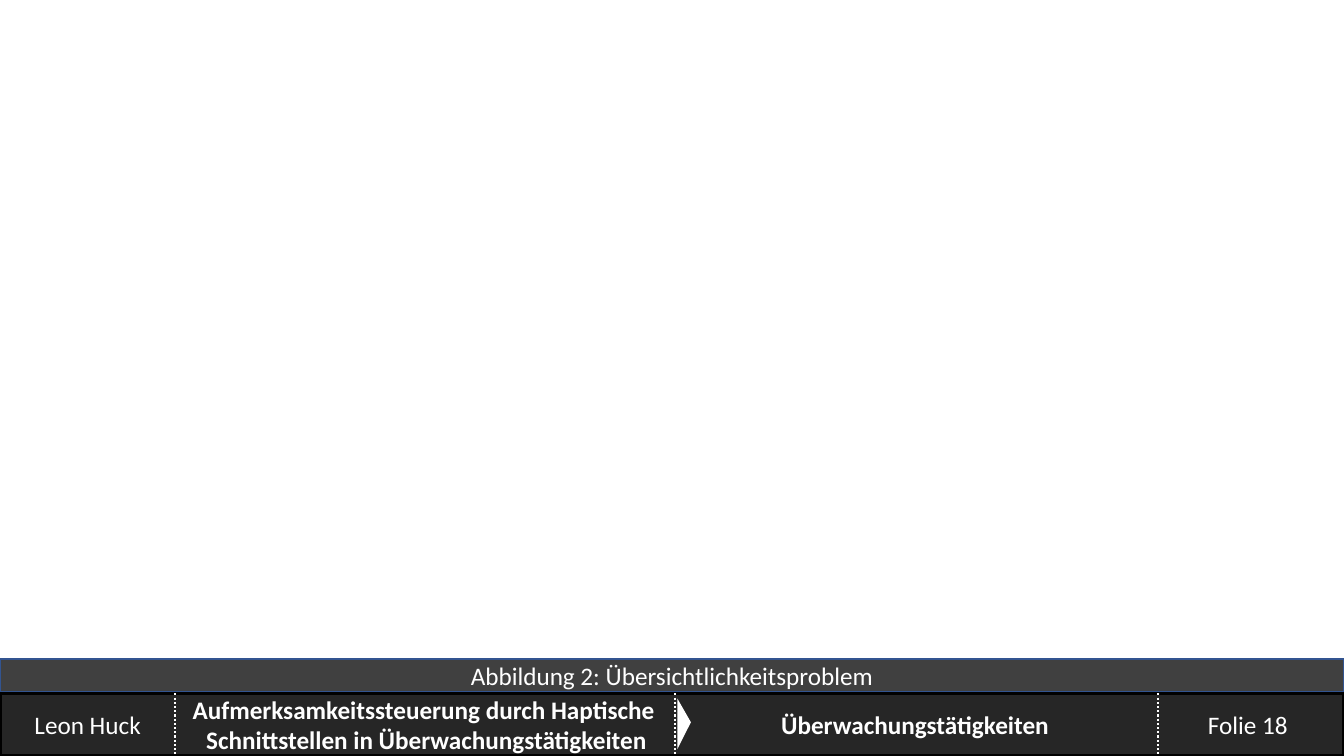
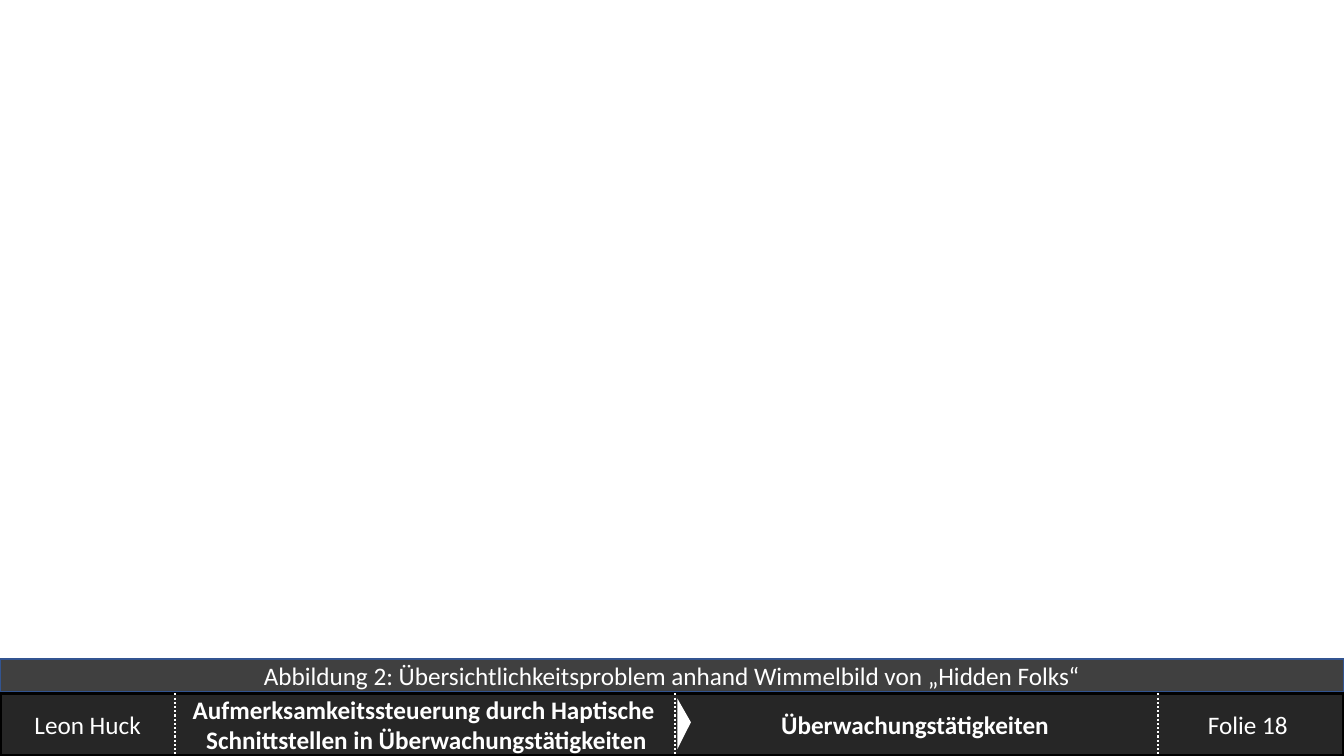
Before and after one commit to SaturnnrutaS/Proseminar-Mobile-Computing, a slide deck: slide 18 of 3 - Präsentation/Proseminar - Arbeitspräsentation.pptx. Drawn at 1344x756 pixels with LibreOffice and Linux fonts; fonts in the diff are those of the drawing; background and template pictures are left out. Boxes give left, top, right and bottom in pixels: in the first picture for what was removed or moved away, otherwise in the second. Text is boxed around its words. In the diff, an @@ line names an element or a change of style, - is before the commit and + after.

```diff
--- a/3 - Präsentation/Proseminar - Arbeitspräsentation.pptx
+++ b/3 - Präsentation/Proseminar - Arbeitspräsentation.pptx
@@ text in rectangle at box(264, 665, 1080, 690): text changed @@
-Abbildung 2: Übersichtlichkeitsproblem
+Abbildung 2: Übersichtlichkeitsproblem anhand Wimmelbild von „Hidden Folks“
```
Also in this commit, not shown: 7 other slides changed, 1 slide removed, 4 other files.
